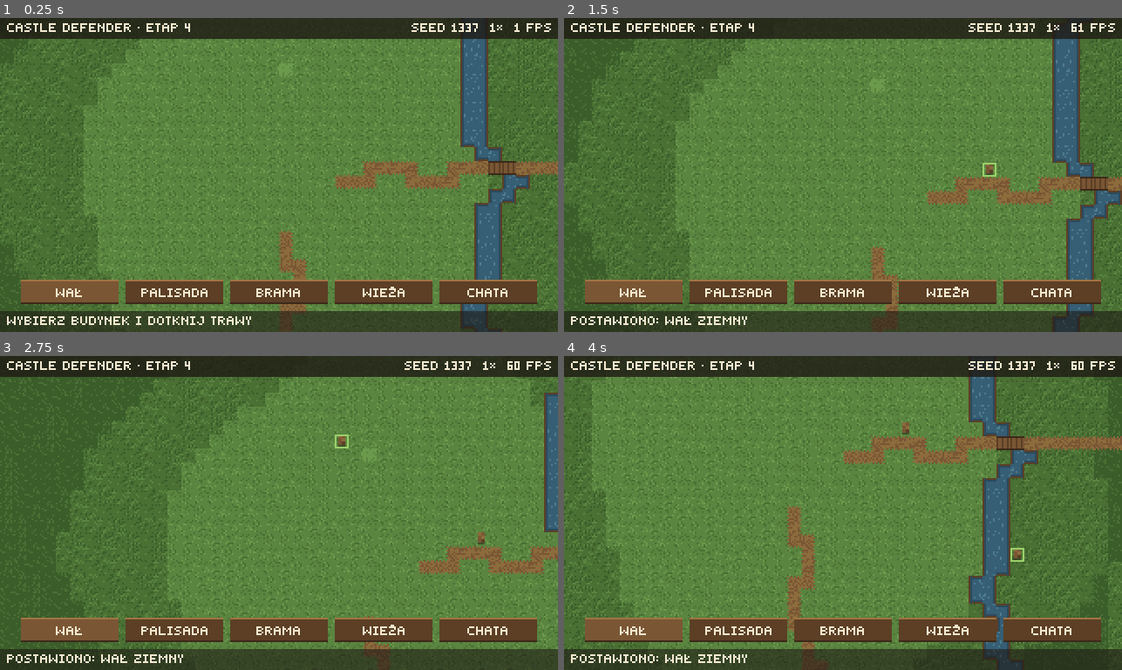
Above: before the commit, frames 1-4 (two rows, left to right).
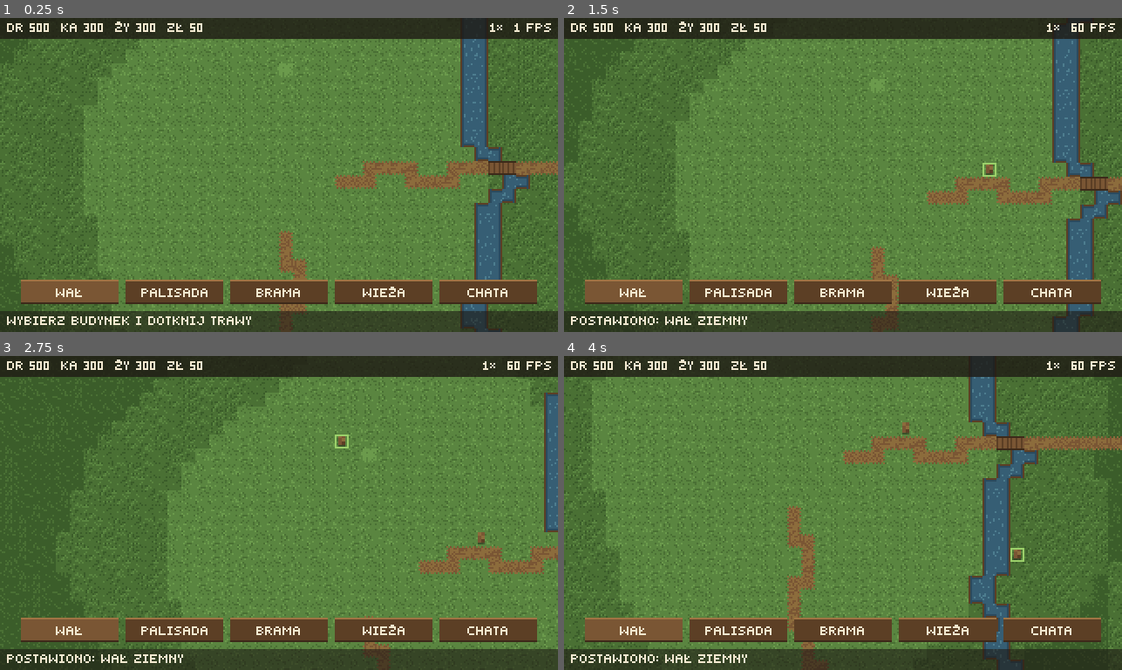
Above: after the commit, the same moments.

Repository: shivetay/castle_defender
Game: Godot game, scene res://scenes/main.tscn
The game is run twice, just before and just after one commit, with the same random seed, the same clock (stepped at 60 frames per second) and the same inputs.
Inputs (mouse positions are in pixels of both pictures, inside the frame that each line leads up to):
- Up to frame 1 (0.25 s): no input
- Up to frame 2 (1.5 s): tap Enter at 0.5 s; move the mouse to (965, 159) at 0.52 s; click (965, 159) at 0.67 s; drag from (731, 190) to (815, 237) at 1.27 s
- Up to frame 3 (2.75 s): tap Space at 2 s; move the mouse to (334, 443) at 2.02 s; click (334, 443) at 2.17 s
- Up to frame 4 (4 s): tap Enter at 2.75 s; drag from (815, 575) to (675, 465) at 2.77 s; tap Space at 3.5 s; move the mouse to (1010, 560) at 3.52 s; click (1010, 560) at 3.67 s

The runs differ from the first frame. In frame 1, 0.6% of the frame differs, in the area x 1-86%, y 1-5%; in frame 2, 0.6%, in the area x 1-94%, y 1-5%; in frame 3, 0.6%; in frame 4, 0.6%.

Commit message:
Etap 4: surowce na pasku i produkcja w tle
Gra nalicza produkcję z zegara systemowego przed każdą zmianą budynków
i po powrocie z tła, a górny pasek pokazuje zapasy.

Co-Authored-By: Claude Opus 5.5 <noreply@anthropic.com>
Claude-Session: https://claude.ai/code/session_01Lo771isp5ZWuHcfjBdXRLx

Diff:
--- a/scripts/main.gd
+++ b/scripts/main.gd
@@ -1,7 +1,8 @@
 extends Node2D
-## Etap 3: widok zamku z budynkami epoki I. Teren 64×64 kratki z seeda, siatka budowy, kamera
-## z gestami. Pasek u dołu wybiera budynek, dotknięcie wolnej trawy go stawia, a dotknięcie
-## budynku otwiera kartę z poziomem oraz przyciskami Ulepsz i Rozbierz.
+## Etap 4: widok zamku z budynkami epoki I i ekonomią. Teren 64×64 kratki z seeda, siatka budowy,
+## kamera z gestami. Pasek u dołu wybiera budynek, dotknięcie wolnej trawy go stawia, a dotknięcie
+## budynku otwiera kartę z poziomem oraz przyciskami Ulepsz i Rozbierz. Surowce rosną w czasie,
+## także gdy gra jest w tle; po powrocie komunikat podaje, ile przybyło.
 
 const WORLD_SEED := 1337
 
@@ -10,6 +11,7 @@
 var camera: PanZoomCamera
 var hud: Hud
 var textures := BuildingTextures.new()
+var economy: Economy
 
 var _terrain_tex: ImageTexture
 var _selected_id := 0
@@ -20,6 +22,7 @@
 func _ready() -> void:
 	terrain = TerrainMap.generate(WORLD_SEED)
 	grid = BuildGrid.new(terrain)
+	economy = Economy.new(_now_ms())
 	_terrain_tex = ImageTexture.create_from_image(TerrainRenderer.render(terrain))
 	textures.warm_up()
 
@@ -35,6 +38,7 @@
 	hud = Hud.new()
 	hud.camera = camera
 	hud.world_seed = WORLD_SEED
+	hud.economy = economy
 	layer.add_child(hud)
 	hud.kind_selected.connect(_on_kind_selected)
 	hud.upgrade_pressed.connect(_on_upgrade)
@@ -42,7 +46,33 @@
 	hud.card_closed.connect(_deselect)
 
 
+func _process(_delta: float) -> void:
+	_sync_economy()
+
+
+func _notification(what: int) -> void:
+	if what == NOTIFICATION_APPLICATION_RESUMED and economy != null:
+		var gained := _sync_economy()
+		var parts: PackedStringArray = []
+		for res in gained.size():
+			if gained[res] > 0:
+				parts.append("+%d %s" % [gained[res], EconomyConfig.SHORT_NAMES[res]])
+		if not parts.is_empty():
+			hud.message = "Podczas nieobecności: " + " ".join(parts)
+
+
+static func _now_ms() -> int:
+	return int(Time.get_unix_time_from_system() * 1000.0)
+
+
+## Nalicza produkcję do teraz przy obecnych budynkach. Wołane przed każdą zmianą budynków,
+## żeby czas sprzed zmiany liczył się po starych stawkach.
+func _sync_economy() -> Array[int]:
+	return economy.update(_now_ms(), Economy.rates(grid))
+
+
 func _on_tapped(world_pos: Vector2) -> void:
+	_sync_economy()
 	var cell := Vector2i((world_pos / TerrainMap.CELL).floor())
 	var id := grid.building_at(cell)
 	if id != 0:
@@ -84,6 +114,7 @@
 
 
 func _on_upgrade() -> void:
+	_sync_economy()
 	if grid.upgrade(_selected_id):
 		hud.message = "Ulepszono do poziomu %d" % grid.levels[_selected_id]
 		_refresh_card()
@@ -92,6 +123,7 @@
 
 
 func _on_demolish() -> void:
+	_sync_economy()
 	var title := BuildingTypes.NAMES[grid.kinds[_selected_id]]
 	_cursor = grid.buildings[_selected_id]
 	_cursor_ok = true
--- a/scripts/ui/hud.gd
+++ b/scripts/ui/hud.gd
@@ -1,6 +1,6 @@
 class_name Hud
 extends Node2D
-## Interfejs nad mapą (nie przesuwa się z kamerą). U góry: etap, seed, zoom i FPS.
+## Interfejs nad mapą (nie przesuwa się z kamerą). U góry: surowce oraz seed, zoom i FPS.
 ## Nad dolnym paskiem komunikatu: pasek wyboru budynku albo karta zaznaczonego budynku
 ## (poziom, Ulepsz, Rozbierz, Zamknij). Dotknięcia przycisków nie trafiają do kamery.
 
@@ -17,6 +17,7 @@
 const CARD_LABELS: Array[String] = ["Ulepsz", "Rozbierz", "Zamknij"]
 
 var camera: PanZoomCamera
+var economy: Economy
 var world_seed := 0
 var message := "Wybierz budynek i dotknij trawy"
 var selected_kind := 0
@@ -41,6 +42,15 @@
 
 func is_card_open() -> bool:
 	return not card_title.is_empty()
+
+
+## Pasek surowców, np. „Dr 520 Ka 300 Ży 300 Zł 50”. Pełny magazyn ma dopisek „max”.
+static func resources_text(amounts: Array[int]) -> String:
+	var parts: PackedStringArray = []
+	for res in EconomyConfig.count():
+		var full := EconomyConfig.is_capped(res) and amounts[res] >= EconomyConfig.CAPACITY[res]
+		parts.append("%s %d%s" % [EconomyConfig.SHORT_NAMES[res], amounts[res], " max" if full else ""])
+	return "  ".join(parts)
 
 
 ## Przyciski paska budynków: rząd wyśrodkowany nad paskiem komunikatu, z dala od krawędzi.
@@ -110,9 +120,10 @@
 func _draw() -> void:
 	var view := get_viewport_rect().size
 	draw_rect(Rect2(0, 0, view.x, BAR_H), Color(Palette.SHADOW, 0.8))
-	PixelFont.draw_text(self, Vector2(4, 1), "Castle Defender · etap 4", Palette.INK)
+	if economy != null:
+		PixelFont.draw_text(self, Vector2(4, 1), resources_text(economy.amounts), Palette.INK)
 	var zoom := camera.zoom_level if camera != null else 1
-	var info := "seed %d  %d×  %d FPS" % [world_seed, zoom, Engine.get_frames_per_second()]
+	var info := "%d×  %d FPS" % [zoom, Engine.get_frames_per_second()]
 	PixelFont.draw_right(self, view.x - 4, 1, info, Palette.INK)
 
 	var rects := _current_rects()
--- a/tests/test_pixel_font.gd
+++ b/tests/test_pixel_font.gd
@@ -3,7 +3,7 @@
 
 
 func test_ui_texts_use_only_known_glyphs() -> bool:
-	var texts: Array[String] = ["Castle Defender · etap 4", "seed 1337  4×  60 FPS", "Ulepsz", "Rozbierz",
+	var texts: Array[String] = ["Castle Defender · etap 4", "4×  60 FPS", "Podczas nieobecności: +200 Dr +20 Ka", "Ulepsz", "Rozbierz",
 			"Zamknij", "poziom 5/5", "Tu nie można budować", "Najwyższy poziom", "zażółć gęślą jaźń",
 			"ĄĆĘŁŃÓŚŹŻ 0123456789 .,:;-+/%()!?"]
 	texts.append_array(BuildingTypes.NAMES)
